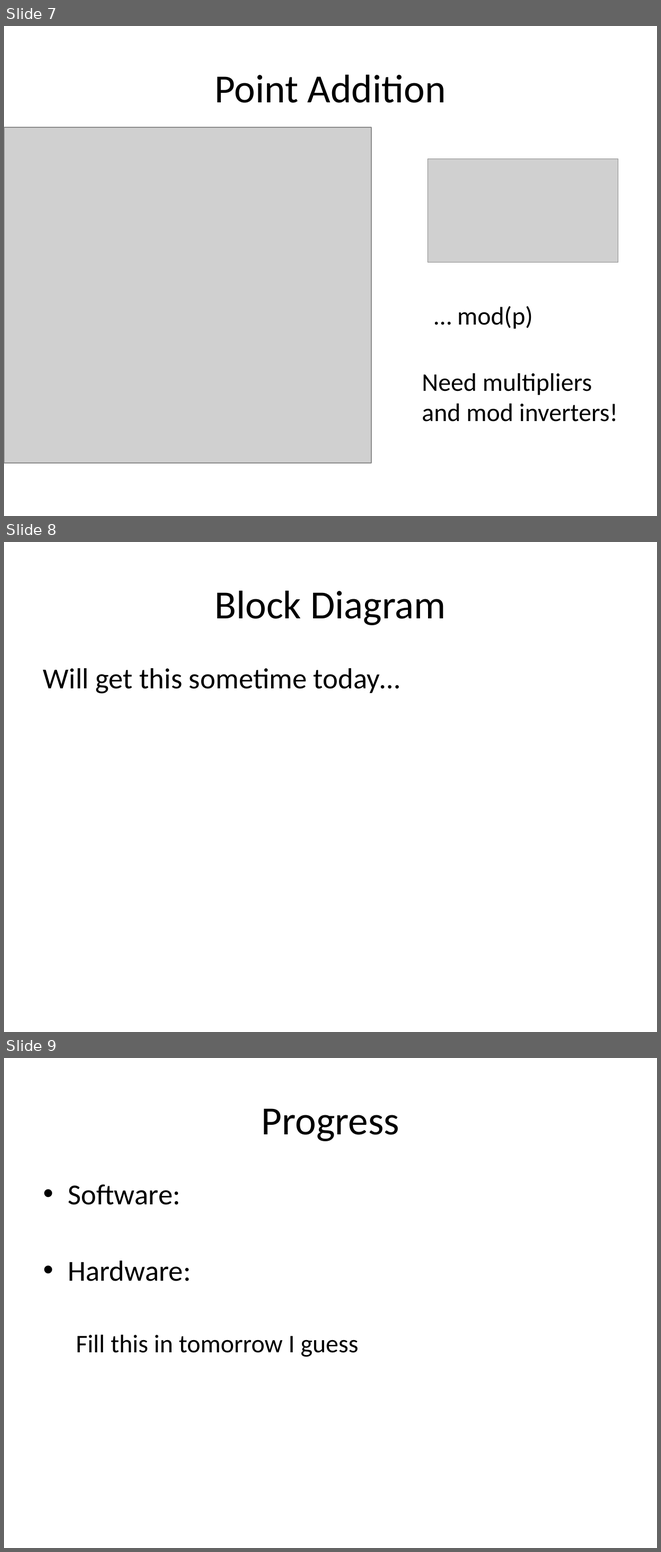
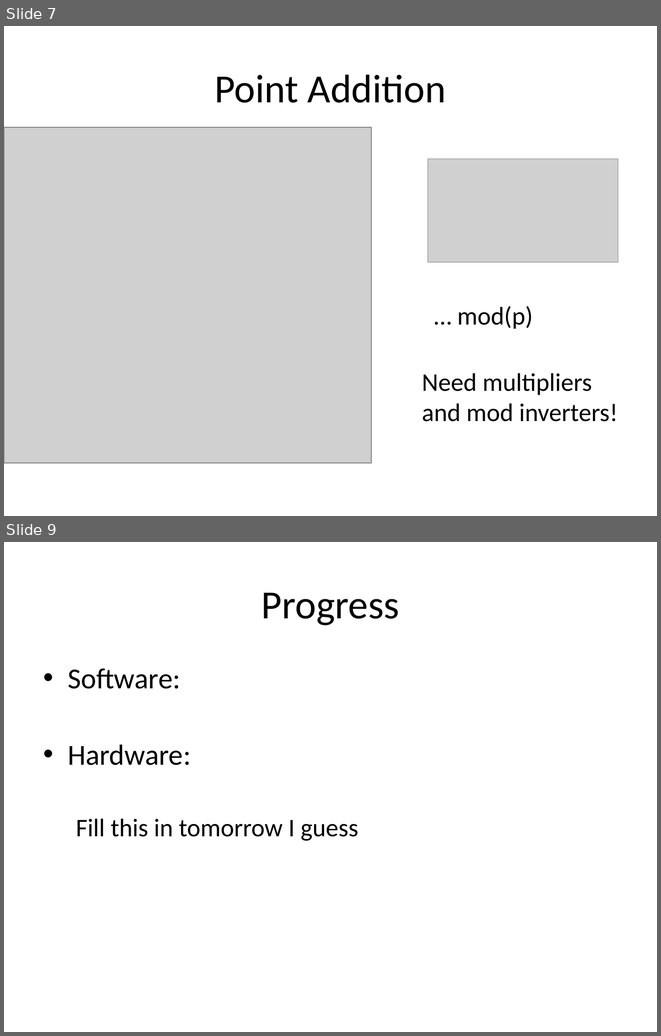
Before and after one commit to palmer-dabbelt/cs250-papers, a slide deck: ProgressReport.pptx. Shown one above the other, each under a label of ours: slides 7, 8 and 9 before the commit, slides 7 and 9 after it; the slides between them are not shown. The pictures are 661x1552 and 661x1036 pixels, drawn with LibreOffice and Linux fonts; fonts in the diff are those of the drawing; grey boxes stand for pictures. Boxes give left, top, right and bottom in pixels: in the first picture for what was removed or moved away, otherwise in the second. Text is boxed around its words. In the diff, an @@ line names an element or a change of style, - is before the commit and + after.

```diff
--- a/ProgressReport.pptx
+++ b/ProgressReport.pptx
@@ slide 8 removed at bbox=[4, 542, 657, 1032], background #FFFFFF @@
@@ title removed at bbox=[214, 590, 446, 625] @@
-Block Diagram
@@ text removed at bbox=[43, 668, 400, 694] @@
-Will get this sometime today…
```
Also in this commit, not shown: 1 slide added.
